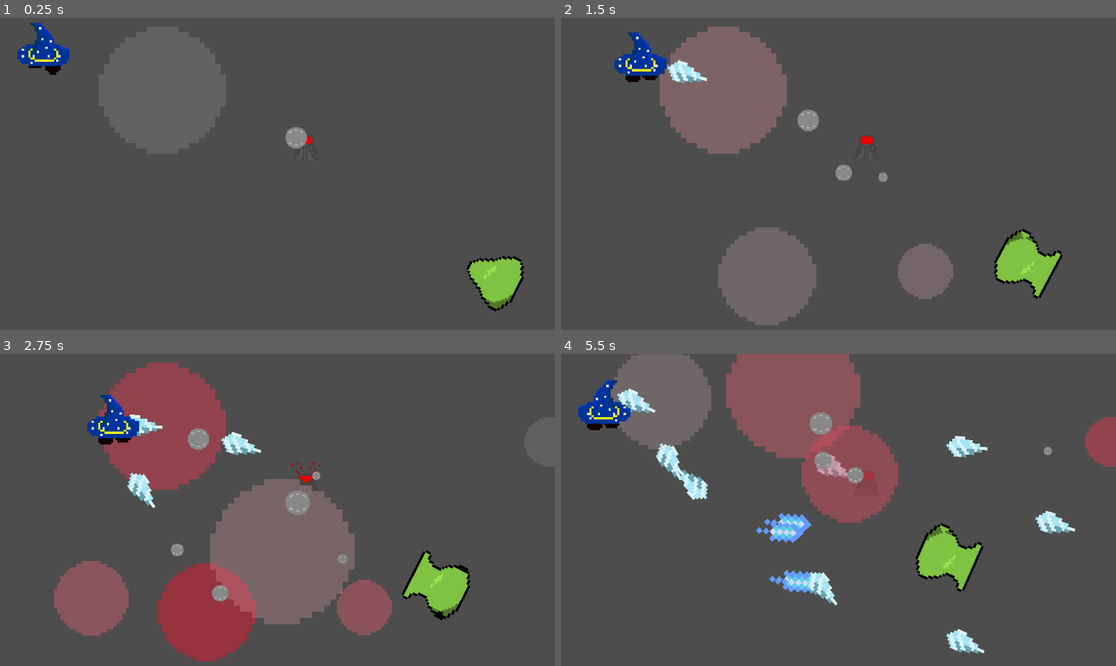
Above: before the commit, frames 1-4 (two rows, left to right).
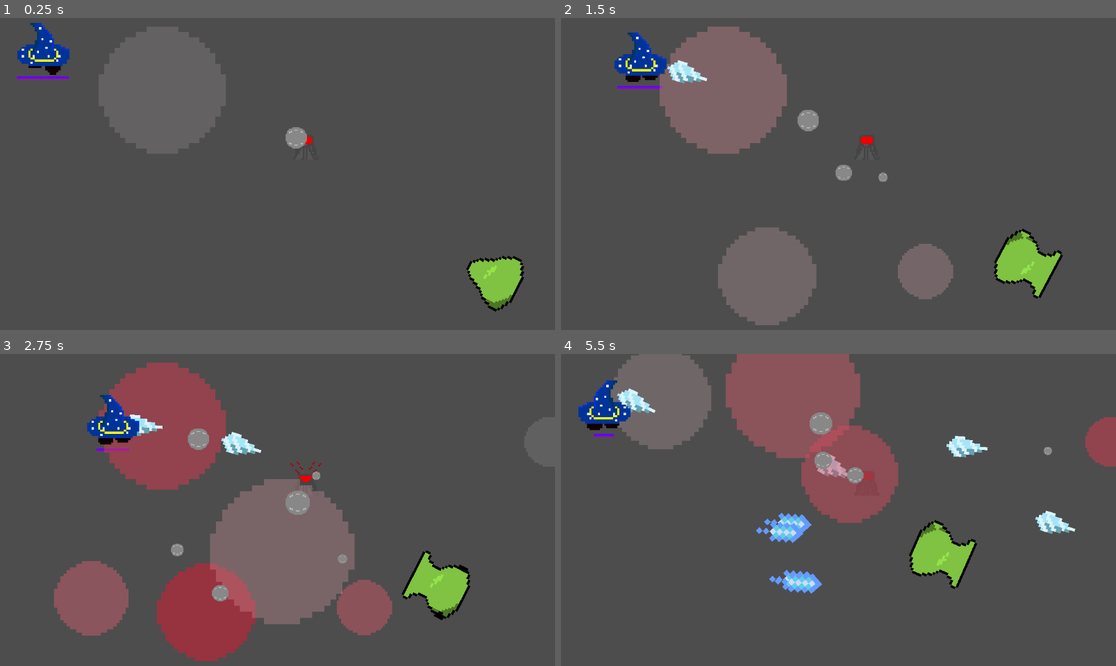
Above: after the commit, the same moments.

Repository: TMGBNoodle/Janus
Game: Godot game, scene res://Scenes/Main.tscn
Two runs of this game, one before a commit and one after it. Both use one fixed random seed, a clock stepped at 60 frames per second and the inputs below.
Inputs (mouse positions are in pixels of both pictures, inside the frame that each line leads up to):
- Up to frame 1 (0.25 s): no input
- Up to frame 2 (1.5 s): tap Enter (ui_accept) at 0.5, 1.35 s; move the mouse to (960, 158) at 0.52 s; hold D (Right) 0.53-1.28 s; hold Enter (ui_accept) 0.53-1.28 s; click (960, 158) at 0.6 s; move the mouse to (727, 189) at 1.27 s; hold S (Down) from 1.28 s (still down)
- Up to frame 3 (2.75 s): tap Enter (ui_accept) at 1.52, 1.82 s; click (166, 525) at 1.55 s; move the mouse to (333, 441) at 2.02 s; release S (Down) at 2.03 s; hold D (Right) from 2.03 s (still down); hold Enter (ui_accept) from 2.03 s (still down); click (333, 441) at 2.1 s
- Up to frame 4 (5.5 s): move the mouse to (810, 572) at 2.77 s; release D (Right) at 2.78 s; release Enter (ui_accept) at 2.78 s; hold W (Up) 2.78-3.53 s; tap = (TestButton) at 2.85 s; tap Enter (ui_accept) at 3.02, 3.32, 4.35, 4.52, 4.82 s; click (810, 572) at 3.05 s; move the mouse to (1005, 556) at 3.52 s; hold Enter (ui_accept) 3.53-4.28 s; hold A (Left) 3.53-5.03 s; click (1005, 556) at 3.6 s; move the mouse to (672, 463) at 4.27 s; click (672, 463) at 4.55 s; move the mouse to (866, 510) at 5.02 s; hold S (Down) from 5.03 s (still down); hold Enter (ui_accept) from 5.03 s (still down); click (866, 510) at 5.1 s

The runs differ from the first frame. In frame 1, less than 0.1% of the frame differs, in the area x 3-13%, y 18-20%; in frame 2, less than 0.1%; in frame 3, 0.4%; in frame 4, 2.2%, in the area x 5-77%, y 25-97%.
Error after the commit: Invalid assignment of property or key 'scale' with value of type 'Vector2' on a base object of type 'null instance'. (res://Scripts/SpellCaster.gd:25)

Commit message:
Spell cooldowns

Diff:
--- a/Scenes/Main.tscn
+++ b/Scenes/Main.tscn
@@ -2,11 +2,8 @@
 
 [ext_resource type="PackedScene" uid="uid://dpobpdselahcv" path="res://Scenes/player.tscn" id="1_bnl0s"]
 [ext_resource type="Script" path="res://Scripts/Main.gd" id="1_wdsja"]
-
+[ext_resource type="PackedScene" uid="uid://b42iy8pn7fufn" path="res://Scenes/Slime.tscn" id="4_kycul"]
 [ext_resource type="PackedScene" uid="uid://dnty77ipstae7" path="res://Scenes/Barrage.tscn" id="4_lr7pk"]
-
-[ext_resource type="PackedScene" uid="uid://b42iy8pn7fufn" path="res://Scenes/Slime.tscn" id="4_kycul"]
-
 
 [node name="WorldNode" type="Node2D"]
 script = ExtResource("1_wdsja")
@@ -14,9 +11,7 @@
 [node name="Player" parent="." instance=ExtResource("1_bnl0s")]
 position = Vector2(90, 64)
 
-
-
-[node name="Barrage2" parent="." instance=ExtResource("4_lr7pk")]
+[node name="Barrage" parent="." instance=ExtResource("4_lr7pk")]
 position = Vector2(635, 256)
 
 [node name="Enemies" type="Node" parent="."]
--- a/Scenes/player.tscn
+++ b/Scenes/player.tscn
@@ -7,6 +7,7 @@
 [ext_resource type="Texture2D" uid="uid://der1pr8lbg1vq" path="res://Sprites/WizardWalk4.png" id="5_owca6"]
 [ext_resource type="Script" path="res://Scripts/SpellCaster.gd" id="6_nmdul"]
 [ext_resource type="Script" path="res://Scripts/Status.gd" id="7_1xalj"]
+[ext_resource type="Texture2D" uid="uid://bftw4xhqeo6ab" path="res://Sprites/regenBar.png" id="8_mq5np"]
 
 [sub_resource type="SpriteFrames" id="SpriteFrames_fro8h"]
 animations = [{
@@ -62,3 +63,8 @@
 timerLength = 3
 
 [node name="damageTimer" type="Timer" parent="Status"]
+
+[node name="RegenBar" type="Sprite2D" parent="."]
+position = Vector2(-3.58527, 215.116)
+scale = Vector2(1, 0.43)
+texture = ExtResource("8_mq5np")
--- a/Scripts/PlayerControl.gd
+++ b/Scripts/PlayerControl.gd
@@ -8,10 +8,6 @@
 # Called when the node enters the scene tree for the first time.
 func _ready():
 	screen_size = get_viewport_rect().size
-
-func _input(event):
-	if event.is_action_pressed("ui_accept"):
-		health.Damage(5)
 # Called every frame. 'delta' is the elapsed time since the previous frame.
 func _process(delta):
 	var right = 0
--- a/Scripts/SpellCaster.gd
+++ b/Scripts/SpellCaster.gd
@@ -1,10 +1,11 @@
 extends Node
 
 var SpellOrigin
+var tweenBar : Sprite2D
 
 # Called when the node enters the scene tree for the first time.
 func _ready():
-	pass
+	tweenBar = self.get_parent().get_node("RegenBar")
 
 enum Spells
 {
@@ -12,6 +13,7 @@
 	ICEBOLT,
 	BARRAGE
 }
+var debounce = false
 
 # Called every frame. 'delta' is the elapsed time since the previous frame.
 func _process(_delta):
@@ -19,7 +21,16 @@
 
 func _physics_process(_delta):
 	if(Input.is_action_just_pressed("ActionAttack")):
-		ShootSpell(Spells.ICEBOLT)
+		if debounce == false:
+			tweenBar.scale = Vector2(0.01, 0.43)
+			debounce = true
+			ShootSpell(Spells.ICEBOLT)
+			var reload = create_tween()
+			reload.tween_property(tweenBar, "scale", Vector2(1, 0.43), 1)
+			reload.tween_callback(debouncist)
+
+func debouncist():
+	debounce = false
 #Define all Spells
 @export var SPELLBOLT: PackedScene = preload("res://Scenes/Bolt.tscn")
 @export var ICESPELL: PackedScene = preload("res://Scenes/IceSpell.tscn")
Not shown: 1 places in Scenes/player.tscn that only renumber resources
Binary file added: Sprites/regenBar.png
Not shown, added: Sprites/regenBar.png.import
